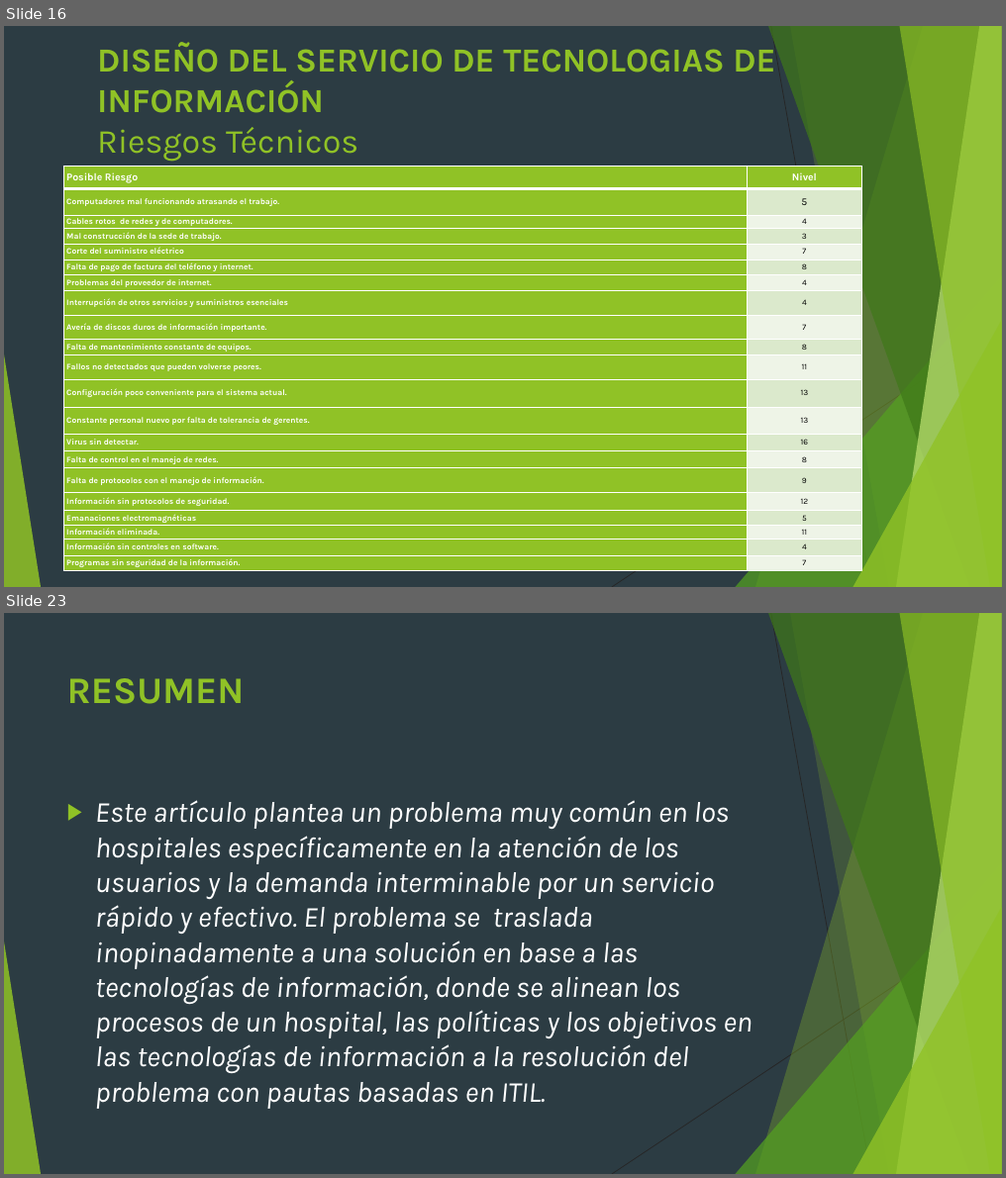
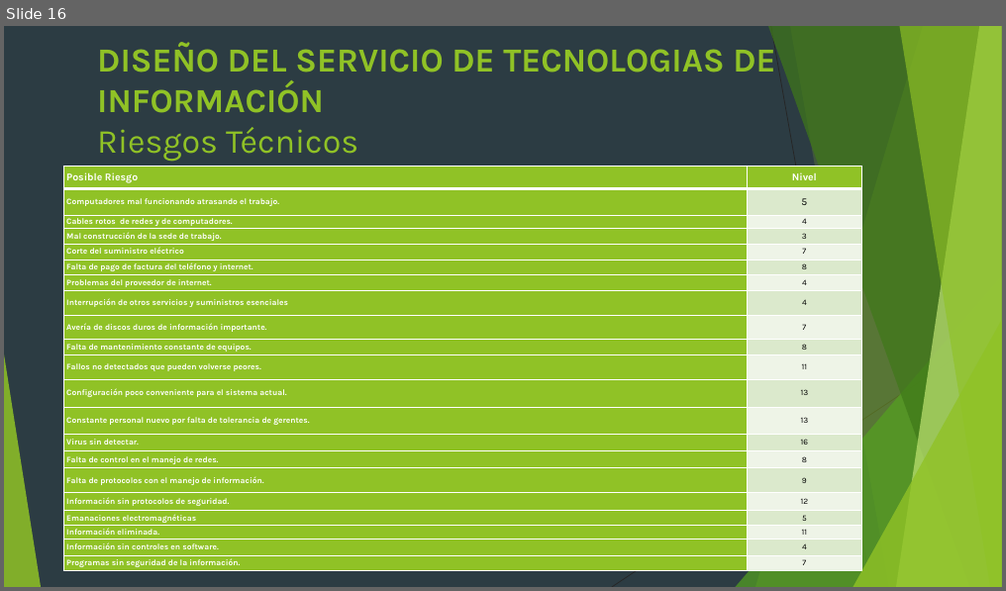
Before and after one commit to Alchaz/GasLmn, a slide deck: presentacion articulo grado.pptx. Shown one above the other, each under a label of ours: slides 16 and 23 before the commit, slide 16 after it; the slides between them are not shown. The pictures are 1006x1178 and 1006x591 pixels, drawn with LibreOffice and Linux fonts; fonts in the diff are those of the drawing. Boxes give left, top, right and bottom in pixels: in the first picture for what was removed or moved away, otherwise in the second. Text is boxed around its words. In the diff, an @@ line names an element or a change of style, - is before the commit and + after.

```diff
--- a/presentacion articulo grado.pptx
+++ b/presentacion articulo grado.pptx
@@ slide 23 removed at (x1=4, y1=613, x2=1002, y2=1174), background #2C3C43; not listed: 10 template elements that a slide beside it also shows @@
@@ title removed at (x1=67, y1=678, x2=245, y2=704) @@
-RESUMEN
@@ text removed at (x1=95, y1=800, x2=752, y2=1109) @@
-▶ Este artículo plantea un problema muy común en los hospitales específicamente en la atención de los usuarios y la demanda interminable por un servicio rápido y efectivo. El problema se traslada inopinadamente a una solución en base a las tecnologías de información, donde se alinean los procesos de un hospital, las políticas y los objetivos en las tecnologías de información a la resolución del problema con pautas basadas en ITIL.
```
Also in this commit, not shown: 4 slides changed, 11 slides added, 2 other slides removed.
